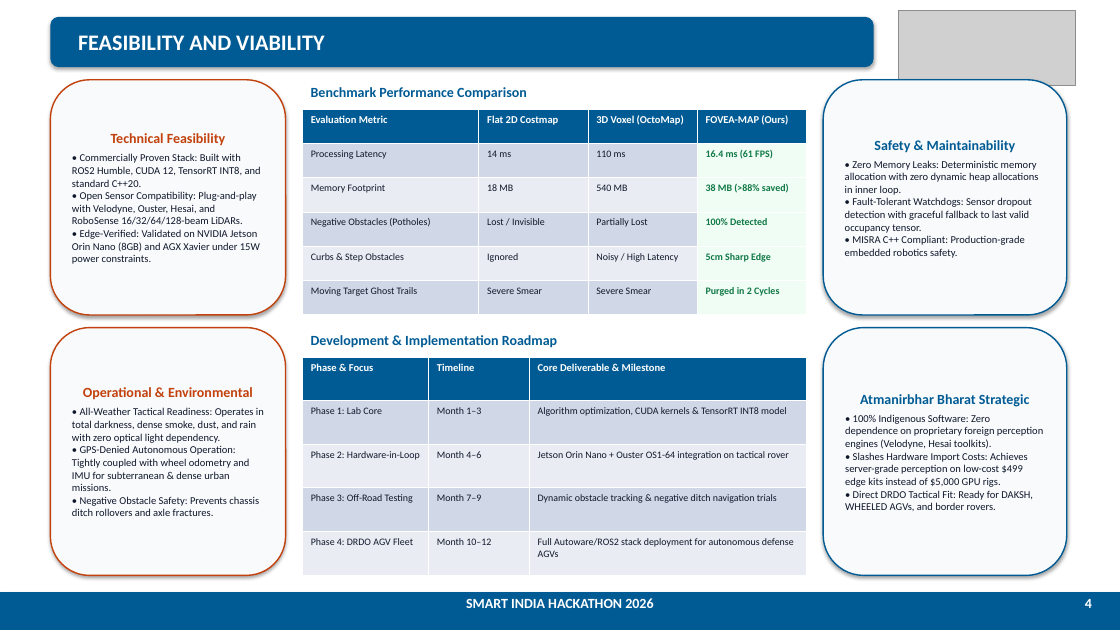
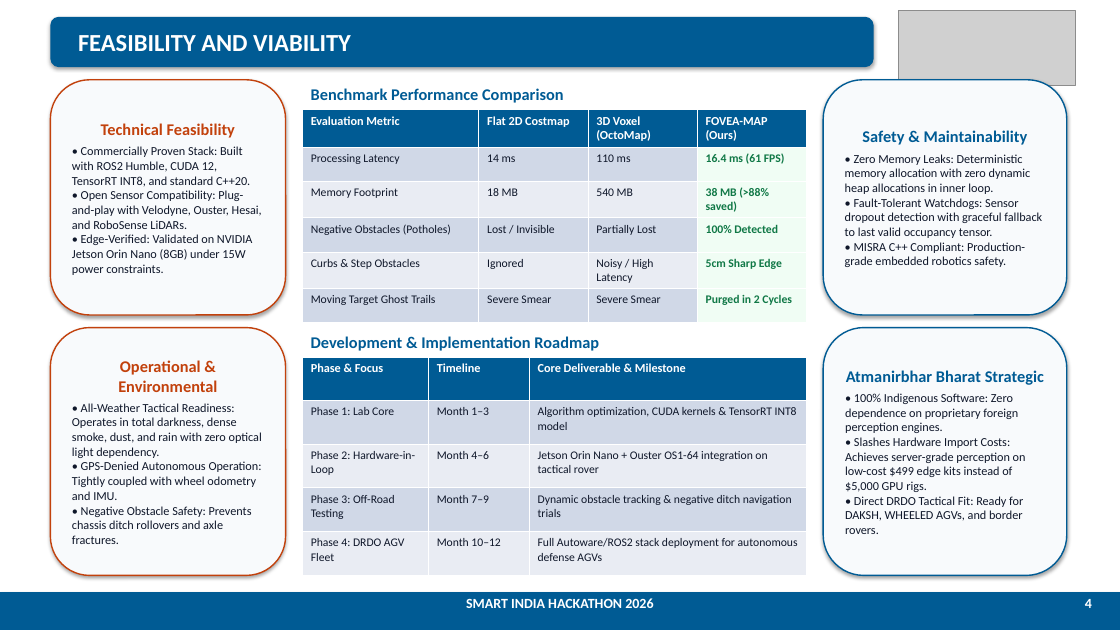
Before and after one commit to MANAV0060/SIH-PROJECT, a slide deck: slide 4 of SIH26053_LiDAR_Mapping_Master_Submission.pptx. Drawn at 1120x630 pixels with LibreOffice and Linux fonts; fonts in the diff are those of the drawing; grey boxes stand for pictures. Boxes give left, top, right and bottom in pixels: in the first picture for what was removed or moved away, otherwise in the second. Text is boxed around its words. In the diff, an @@ line names an element or a change of style, - is before the commit and + after.

Commit message:
Increase typography font sizes across all slides for enhanced clarity and readability

```diff
--- a/SIH26053_LiDAR_Mapping_Master_Submission.pptx
+++ b/SIH26053_LiDAR_Mapping_Master_Submission.pptx
@@ rounded rectangle "FEASIBILITY AND VIABILITY" at [50,17,874,67]: size 19 to 21 pt @@
@@ text "Benchmark Performance Comparison" at [311,88,564,103]: size 12 to 14 pt @@
@@ rounded rectangle "Safety & Maintainability" at [823,80,1067,315]: size 12 to 14 pt in "Safety & Maintainability"; size 9 to 10.5 pt @@
@@ table at [302,109,807,315] @@
@@ size 9 to 10.5 pt in "Evaluation Metric", "Flat 2D Costmap", "3D Voxel (OctoMap)", "FOVEA-MAP (Ours)" @@
@@ size 8.5 to 10 pt in "Processing Latency", "14 ms", "110 ms", "16.4 ms (61 FPS)" and 16 more places @@
@@ text in rounded rectangle at [72,146,262,275]: text changed; size 9 to 10.5 pt @@
-• Commercially Proven Stack: Built with ROS2 Humble, CUDA 12, TensorRT INT8, and standard C++20.
-• Open Sensor Compatibility: Plug-and-play with Velodyne, Ouster, Hesai, and RoboSense 16/32/64/128-beam LiDARs.
-• Edge-Verified: Validated on NVIDIA Jetson Orin Nano (8GB) and AGX Xavier under 15W power constraints.
+• Commercially Proven Stack: Built with ROS2 Humble, CUDA 12, TensorRT INT8, and standard C++20.
+• Open Sensor Compatibility: Plug-and-play with Velodyne, Ouster, Hesai, and RoboSense LiDARs.
+• Edge-Verified: Validated on NVIDIA Jetson Orin Nano (8GB) under 15W power constraints.
@@ text in rounded rectangle at [101,123,235,138]: size 12 to 14 pt in "Technical Feasibility" @@
@@ text "Development & Implementation Roadmap" at [311,336,599,351]: size 12 to 14 pt @@
@@ table at [302,357,807,576] @@
@@ size 9 to 10.5 pt in "Phase & Focus", "Timeline", "Core Deliverable & Milestone" @@
@@ size 8.5 to 10 pt in "Phase 1: Lab Core", "Month 1–3", "Algorithm optimization, CUDA kernels & TensorRT INT8 ...", "Phase 2: Hardware-in-Loop" and 8 more places @@
@@ text in rounded rectangle at [118,360,217,392]: size 12 to 14 pt in "Operational & Environmental" @@
@@ text in rounded rectangle at [846,370,1044,385]: size 12 to 14 pt in "Atmanirbhar Bharat Strategic" @@
@@ text in rounded rectangle at [72,403,262,544]: text changed; size 9 to 10.5 pt @@
-• All-Weather Tactical Readiness: Operates in total darkness, dense smoke, dust, and rain with zero optical light dependency.
-• GPS-Denied Autonomous Operation: Tightly coupled with wheel odometry and IMU for subterranean & dense urban missions.
-• Negative Obstacle Safety: Prevents chassis ditch rollovers and axle fractures.
+• All-Weather Tactical Readiness: Operates in total darkness, dense smoke, dust, and rain with zero optical light dependency.
+• GPS-Denied Autonomous Operation: Tightly coupled with wheel odometry and IMU.
+• Negative Obstacle Safety: Prevents chassis ditch rollovers and axle fractures.
@@ text in rounded rectangle at [845,393,1026,534]: text changed; size 9 to 10.5 pt @@
-• 100% Indigenous Software: Zero dependence on proprietary foreign perception engines (Velodyne, Hesai toolkits).
-• Slashes Hardware Import Costs: Achieves server-grade perception on low-cost $499 edge kits instead of $5,000 GPU rigs.
-• Direct DRDO Tactical Fit: Ready for DAKSH, WHEELED AGVs, and border rovers.
+• 100% Indigenous Software: Zero dependence on proprietary foreign perception engines.
+• Slashes Hardware Import Costs: Achieves server-grade perception on low-cost $499 edge kits instead of $5,000 GPU rigs.
+• Direct DRDO Tactical Fit: Ready for DAKSH, WHEELED AGVs, and border rovers.
```
Also in this commit, not shown: 5 other slides changed, 7 other files.
